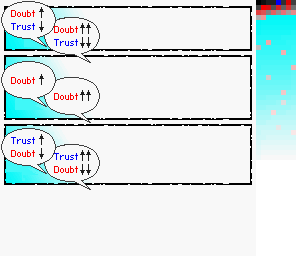
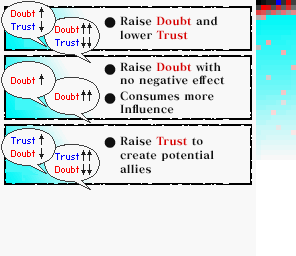
Layer changes from the first 296×256 image to the second:
added group "Group 1" with 9 layers above "Layer 0" over [54, 16, 225, 175]
added layer "Raise Doubt with no negative effect Consumes more Influence" in group "Group 1" over [120, 62, 225, 114]
added layer "Raise Trust to create potential allies" in group "Group 1" over [120, 136, 214, 174]
added layer "Raise Doubt and lower Trust" in group "Group 1" over [120, 16, 218, 40]
added layer "Layer 7" in group "Group 1" over [104, 17, 116, 148]
moved "Layer 5" into group "Group 1" over [54, 26, 66, 173]
moved "Layer 6" into group "Group 1", painted on it over [54, 23, 92, 175]
moved "Layer 1" into group "Group 1" over [54, 16, 225, 175]
